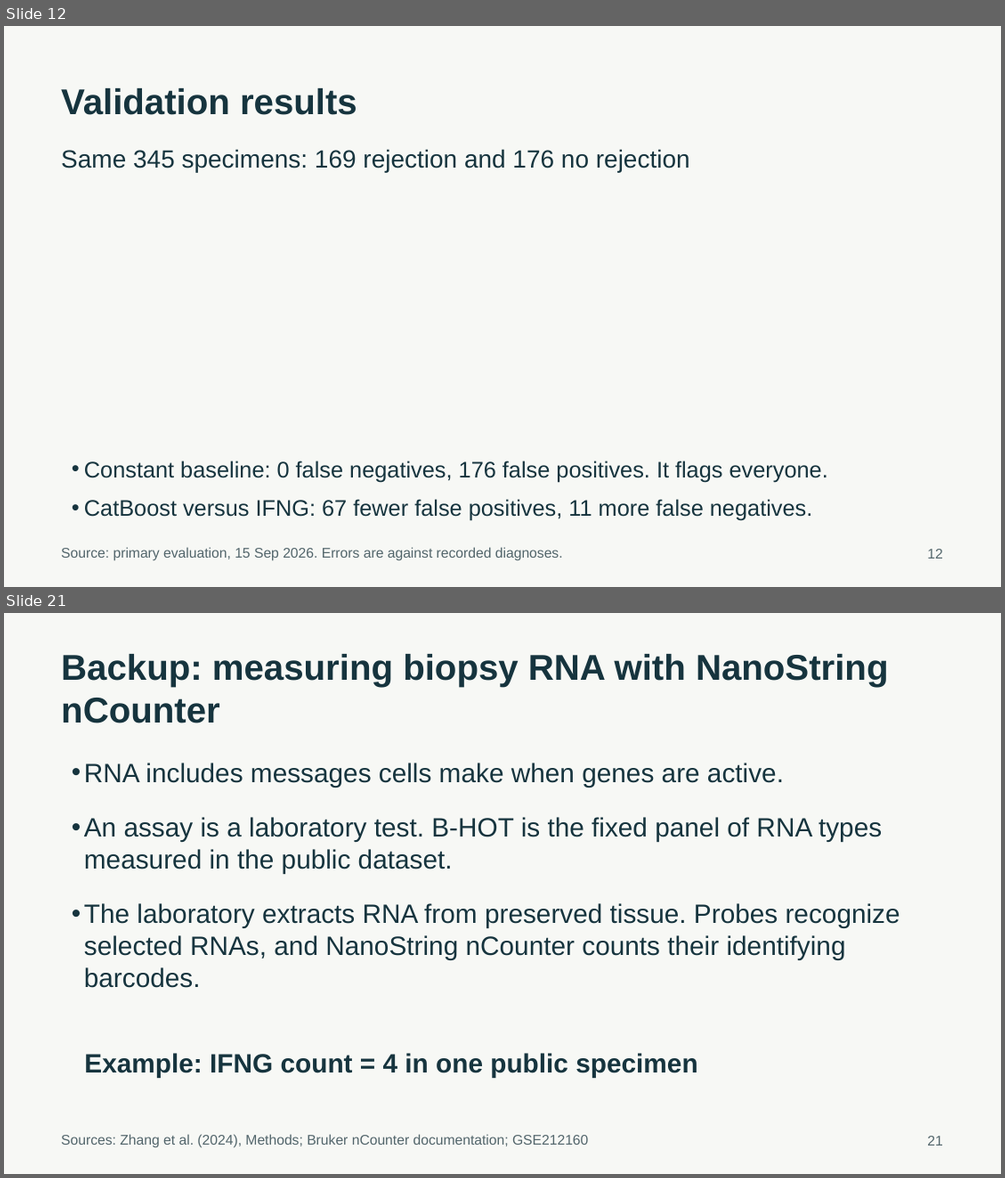
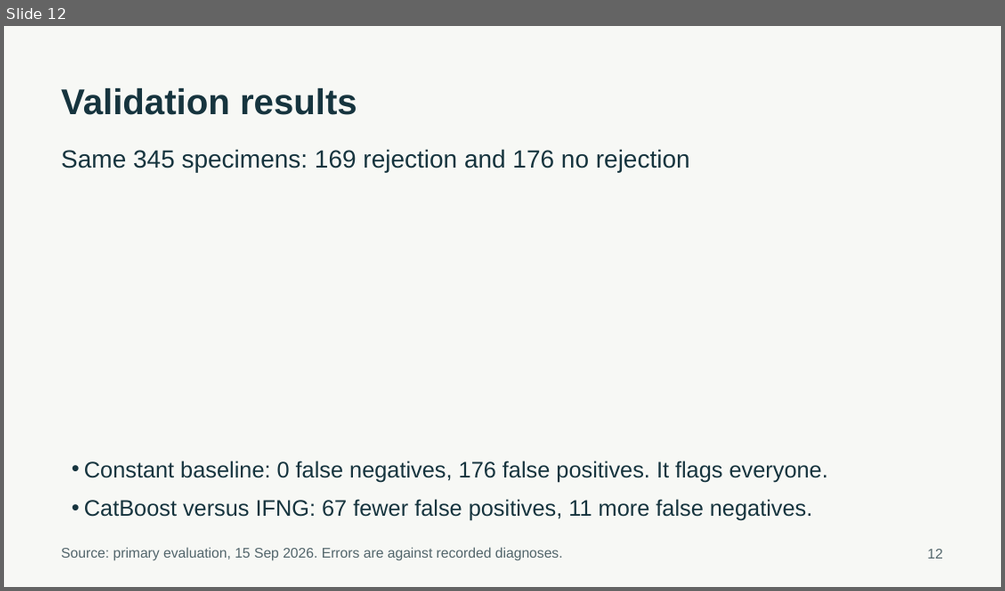
Before and after one commit to ca34525/Kidney-Biopsy-Rejection-Classifier, a slide deck: presentation/unos_kidney_biopsy.pptx. Shown one above the other, each under a label of ours: slides 12 and 21 before the commit, slide 12 after it; the slides between them are not shown. The pictures are 1005x1178 and 1005x591 pixels, drawn with LibreOffice and Linux fonts; fonts in the diff are those of the drawing. Boxes give left, top, right and bottom in pixels: in the first picture for what was removed or moved away, otherwise in the second. Text is boxed around its words. In the diff, an @@ line names an element or a change of style, - is before the commit and + after.

```diff
--- a/presentation/unos_kidney_biopsy.pptx
+++ b/presentation/unos_kidney_biopsy.pptx
@@ slide 21 removed at bbox=[4, 613, 1001, 1174], background #F7F8F5 @@
@@ text removed at bbox=[61, 654, 889, 723] @@
-Backup: measuring biopsy RNA with NanoString nCounter
@@ text removed at bbox=[84, 763, 900, 988] @@
-• RNA includes messages cells make when genes are active.
-• An assay is a laboratory test. B-HOT is the fixed panel of RNA types measured in the public dataset.
-• The laboratory extracts RNA from preserved tissue. Probes recognize selected RNAs, and NanoString nCounter counts their identifying barcodes.
@@ text removed at bbox=[84, 1053, 697, 1078] @@
-Example: IFNG count = 4 in one public specimen
@@ text removed at bbox=[61, 1134, 588, 1148] @@
-Sources: Zhang et al. (2024), Methods; Bruker nCounter documentation; GSE212160
@@ text removed at bbox=[927, 1135, 942, 1145] @@
-21
```
Also in this commit, not shown: 1 slide changed, 6 slides added, 14 other slides removed, 32 other files.
